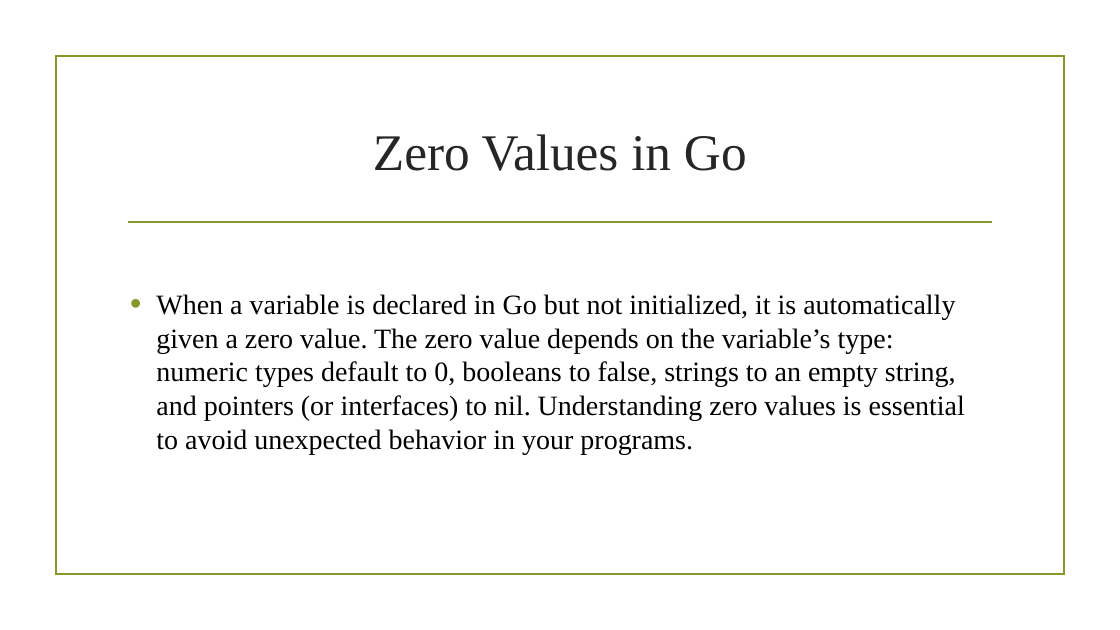
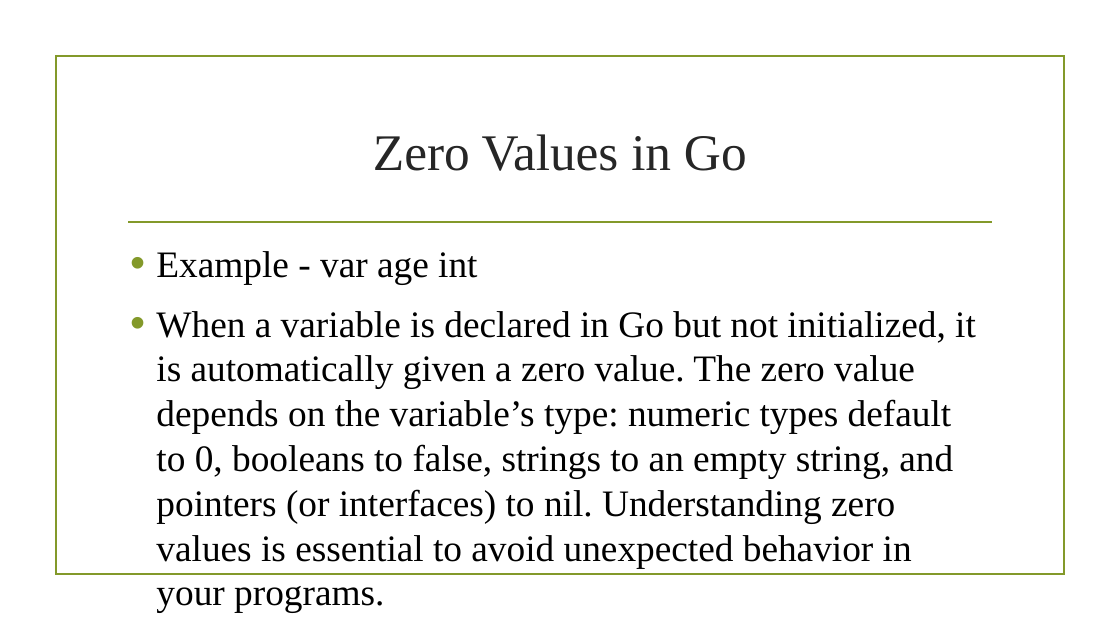
Before and after one commit to CodeWithDhruvX/coding_ppt, a slide deck: slide 15 of ppt/golang/interview_questions/3/variable_declaration.pptx. Drawn at 1120x630 pixels with LibreOffice and Linux fonts; fonts in the diff are those of the drawing; background and template pictures are left out. Boxes give left, top, right and bottom in pixels: in the first picture for what was removed or moved away, otherwise in the second. Text is boxed around its words. In the diff, an @@ line names an element or a change of style, - is before the commit and + after.

```diff
--- a/ppt/golang/interview_questions/3/variable_declaration.pptx
+++ b/ppt/golang/interview_questions/3/variable_declaration.pptx
@@ text at box(156, 251, 477, 285): paragraph added @@
+• Example - var age int
@@ text at box(156, 311, 976, 613): size 18 to 24 pt; more space between paragraphs @@
```
Also in this commit, not shown: 6 other slides changed, 2 other files.
